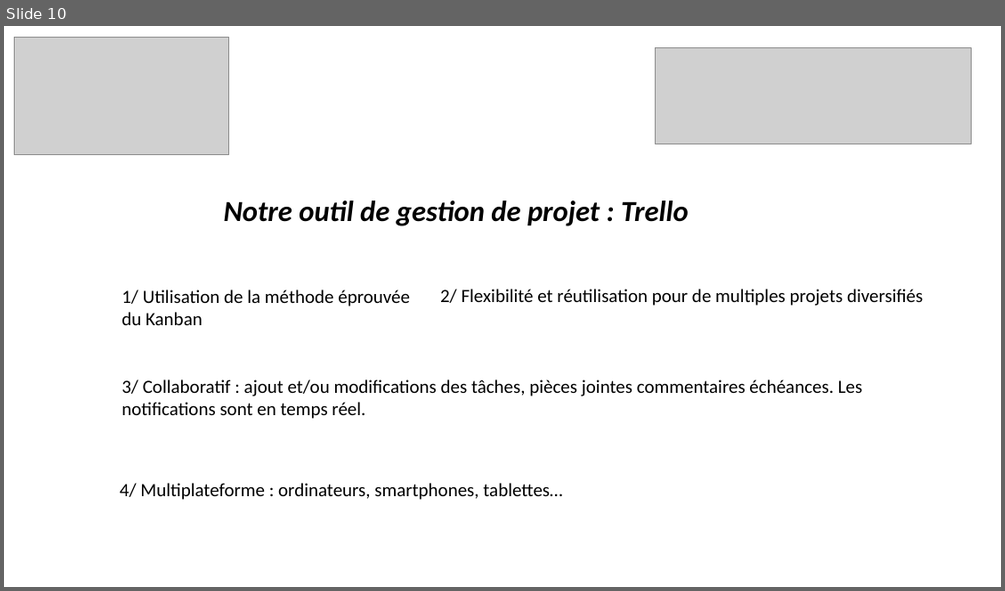
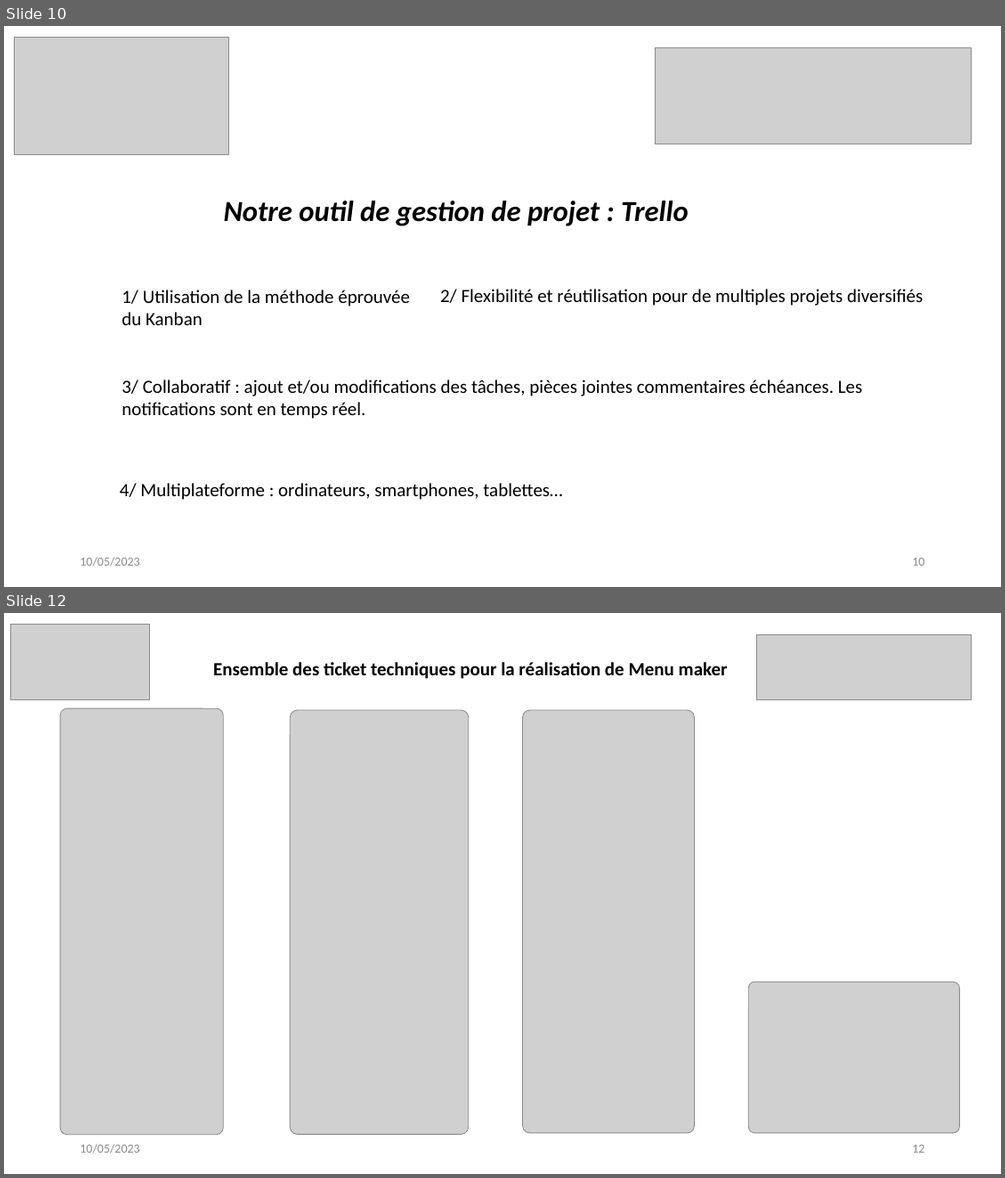
Before and after one commit to damodred53/projet_4, a slide deck: présentation_livrable_4.pptx. Shown one above the other, each under a label of ours: slide 10 before the commit, slides 10 and 12 after it; the slides between them are not shown. The pictures are 1005x591 and 1005x1178 pixels, drawn with LibreOffice and Linux fonts; fonts in the diff are those of the drawing; grey boxes stand for pictures. Boxes give left, top, right and bottom in pixels: in the first picture for what was removed or moved away, otherwise in the second. Text is boxed around its words. In the diff, an @@ line names an element or a change of style, - is before the commit and + after.

Commit message:
forme finale de mon projet 4 Menu Maker

```diff
--- a/présentation_livrable_4.pptx
+++ b/présentation_livrable_4.pptx
@@ slide 12 added at [4,613,1001,1174], background #FFFFFF @@
@@ picture added at [10,625,149,699] @@
@@ picture added at [756,634,971,700] @@
@@ text added at [213,662,728,679], 18 pt, text #000000, bold @@
+Ensemble des ticket techniques pour la réalisation de Menu maker
@@ picture added at [60,709,223,1135] @@
@@ picture added at [290,710,469,1135] @@
@@ picture added at [522,710,695,1133] @@
@@ picture added at [749,981,960,1133] @@
@@ text added at [80,1143,139,1153], 12 pt, text #8C8C8C @@
+10/05/2023
@@ page number added at [912,1144,924,1152], 12 pt, text #8C8C8C @@
+12
@@ slide 10 changed as well @@
@@ text added at [80,556,139,566], 12 pt, text #8C8C8C @@
+10/05/2023
@@ page number added at [912,557,924,565], 12 pt, text #8C8C8C @@
+10
```
Also in this commit, not shown: 10 other slides changed, 2 other slides added, 1 slide removed, 15 other files.
